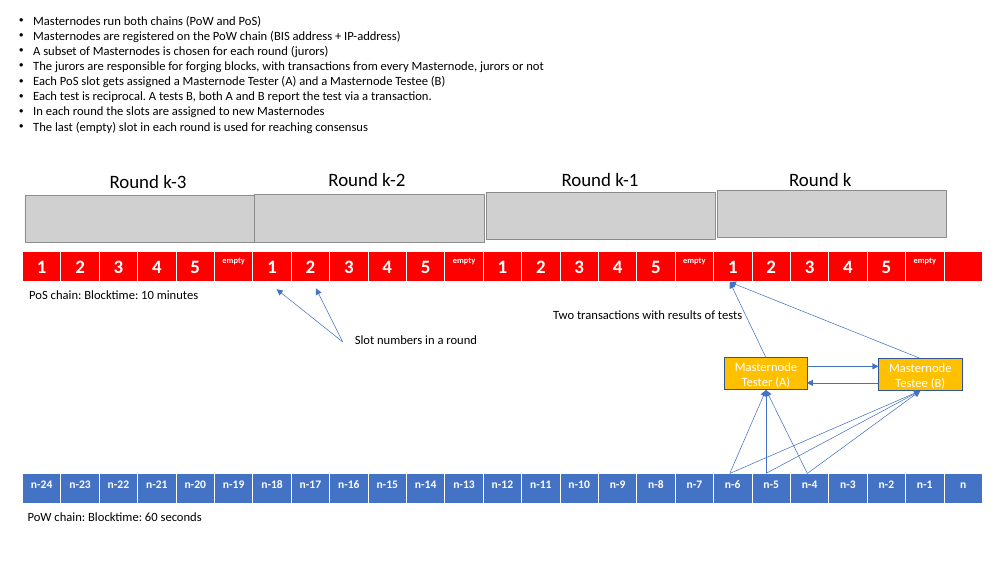
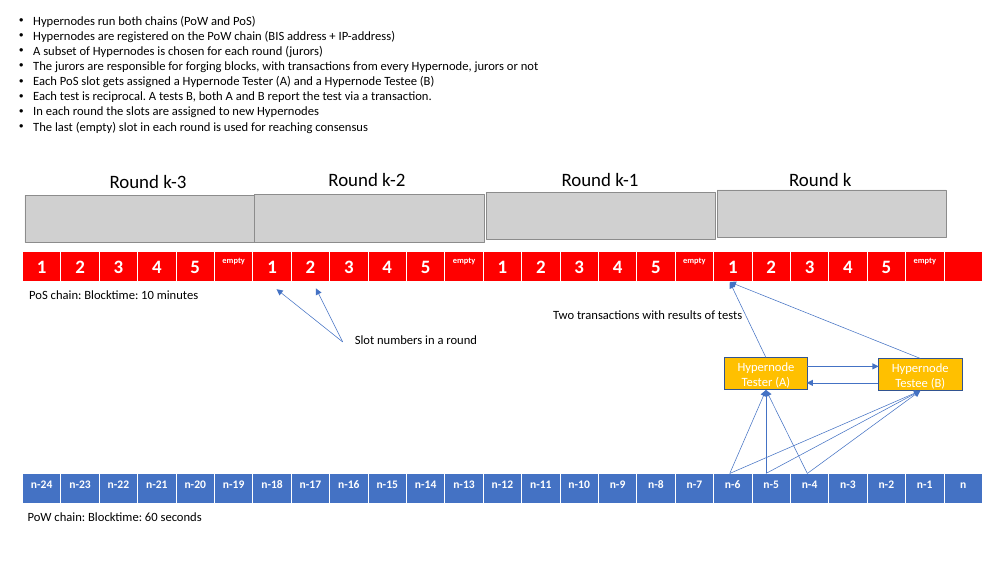
Before and after one commit to bismuthfoundation/hypernode, a slide deck: slide 2 of doc/bis-pos-doc.pptx. Drawn at 1008x567 pixels with LibreOffice and Linux fonts; fonts in the diff are those of the drawing; grey boxes stand for pictures. Boxes give left, top, right and bottom in pixels: in the first picture for what was removed or moved away, otherwise in the second. Text is boxed around its words. In the diff, an @@ line names an element or a change of style, - is before the commit and + after.

Commit message:
Changed names from Masternode to Hypernode

```diff
--- a/doc/bis-pos-doc.pptx
+++ b/doc/bis-pos-doc.pptx
@@ text at (x1=33, y1=16, x2=538, y2=87): text changed @@
-• Masternodes run both chains (PoW and PoS)
-• Masternodes are registered on the PoW chain (BIS address + IP-address)
-• A subset of Masternodes is chosen for each round (jurors)
-• The jurors are responsible for forging blocks, with transactions from every Masternode, jurors or not
-• Each PoS slot gets assigned a Masternode Tester (A) and a Masternode Testee (B)
+• Hypernodes run both chains (PoW and PoS)
+• Hypernodes are registered on the PoW chain (BIS address + IP-address)
+• A subset of Hypernodes is chosen for each round (jurors)
+• The jurors are responsible for forging blocks, with transactions from every Hypernode, jurors or not
+• Each PoS slot gets assigned a Hypernode Tester (A) and a Hypernode Testee (B)
@@ text at (x1=33, y1=106, x2=319, y2=117): text changed @@
-• In each round the slots are assigned to new Masternodes
+• In each round the slots are assigned to new Hypernodes
@@ text in rectangle at (x1=738, y1=362, x2=795, y2=373): text changed @@
-Masternode
+Hypernode
@@ text in rectangle at (x1=892, y1=363, x2=949, y2=374): text changed @@
-Masternode
+Hypernode
```
Also in this commit, not shown: 2 other slides changed.
